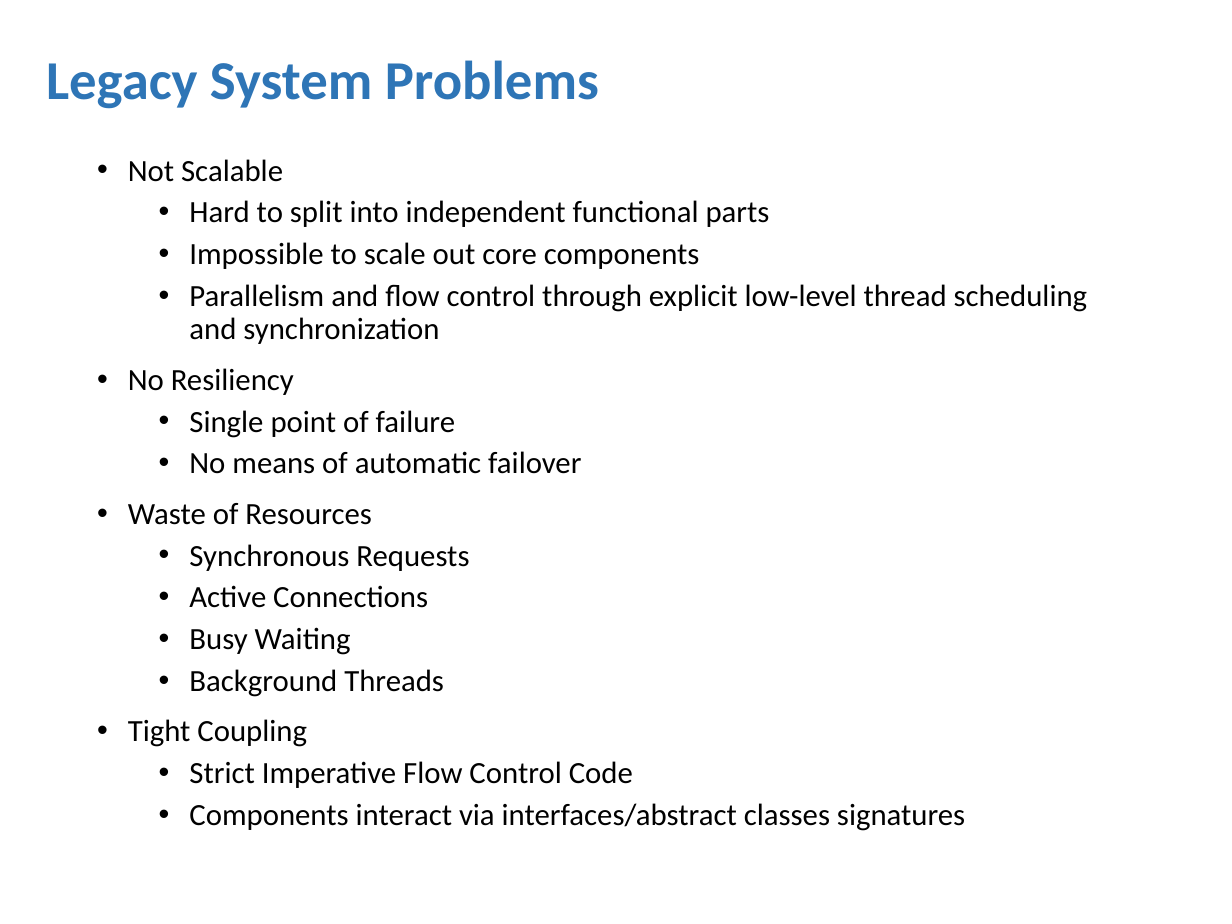
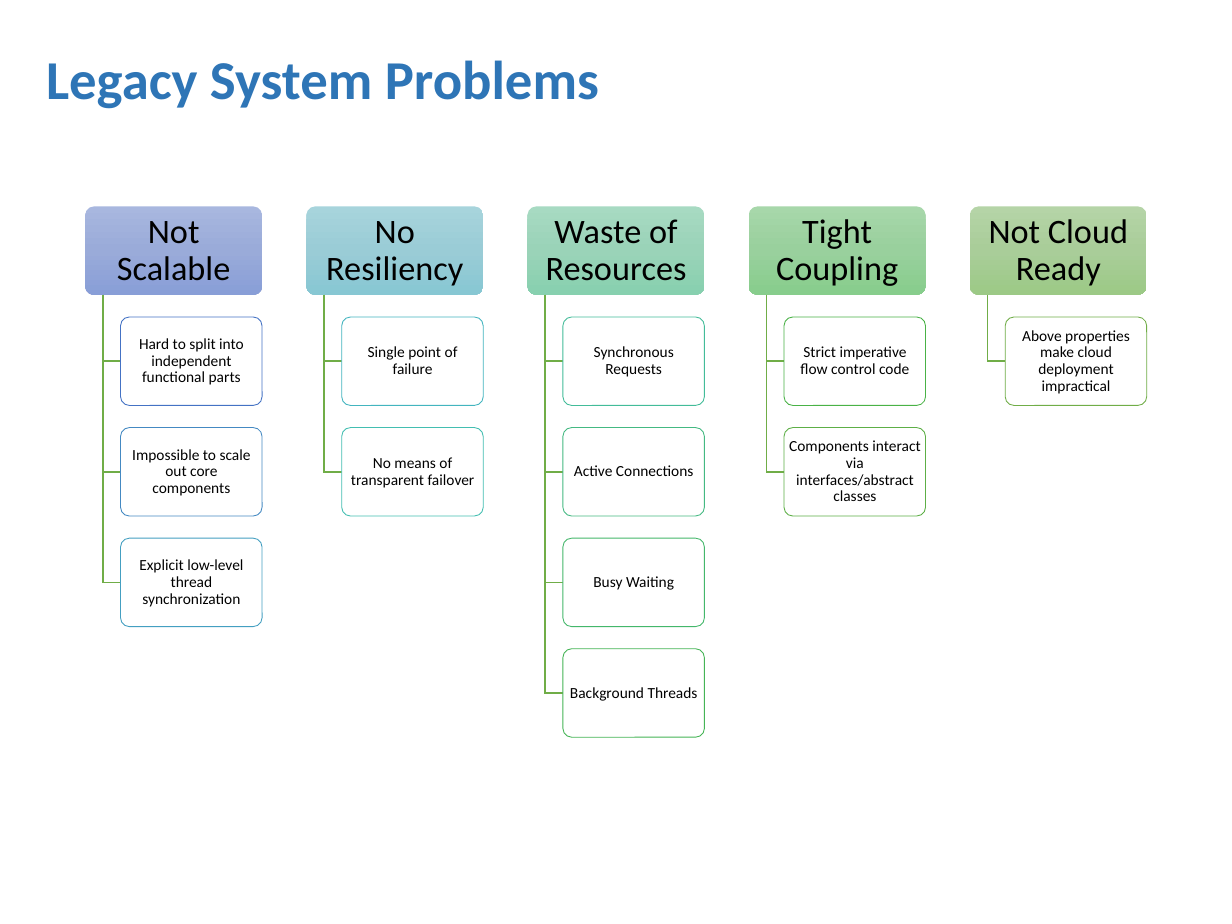
Before and after one commit to amichel/PaymentsGateway.MassTransit.Demo, a slide deck: slide 4 of Presentation/Service Bus Integration Patterns.pptx. Drawn at 1232x924 pixels with LibreOffice and Linux fonts; fonts in the diff are those of the drawing; background and template pictures are left out. Boxes give left, top, right and bottom in pixels: in the first picture for what was removed or moved away, otherwise in the second. Text is boxed around its words. In the diff, an @@ line names an element or a change of style, - is before the commit and + after.

Commit message:
PPT

```diff
--- a/Presentation/Service Bus Integration Patterns.pptx
+++ b/Presentation/Service Bus Integration Patterns.pptx
@@ text removed at (128, 159, 1088, 831) @@
-• Not Scalable
-  • Hard to split into independent functional parts
-  • Impossible to scale out core components
-  • Parallelism and flow control through explicit low-level thread scheduling and synchronization
-• No Resiliency
-  • Single point of failure
-  • No means of automatic failover
-• Waste of Resources
-  • Synchronous Requests
-  • Active Connections
-  • Busy Waiting
-  • Background Threads
-• Tight Coupling
-  • Strict Imperative Flow Control Code
-  • Components interact via interfaces/abstract classes signatures
@@ group added at (85, 207, 1147, 738): 17 rounded rectangles, 17 texts, 12 freeform shapes @@
+Not Scalable
+Hard to split into independent functional parts
+Impossible to scale out core components
+Explicit low-level thread synchronization
+No Resiliency
+Single point of failure
+No means of transparent failover
+Waste of Resources
+Synchronous Requests
+Active Connections
+Busy Waiting
+Background Threads
+Tight Coupling
+Strict imperative flow control code
+Components interact via interfaces/abstract classes
+Not Cloud Ready
+Above properties make cloud deployment impractical
```
Also in this commit, not shown: 1 other slide changed.
